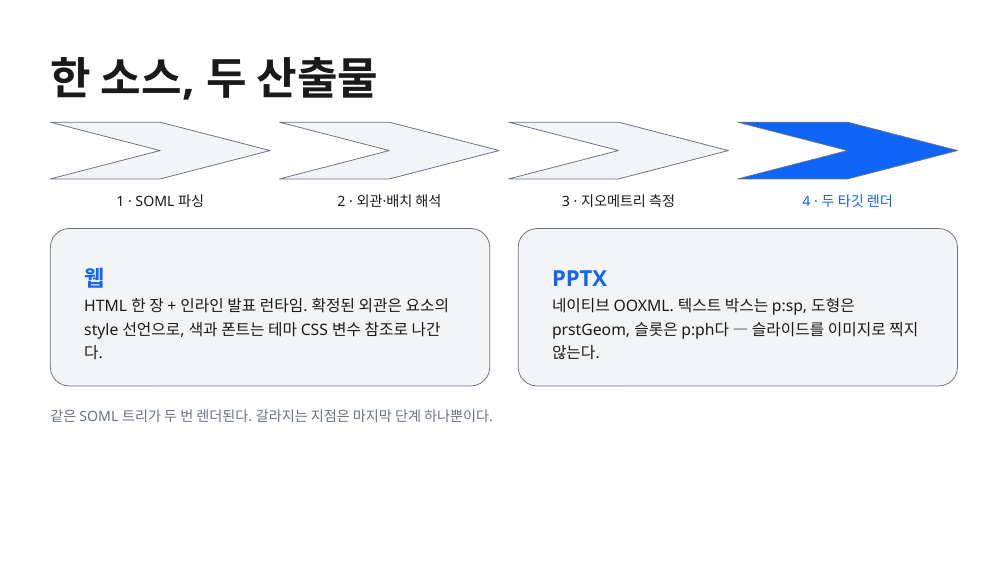
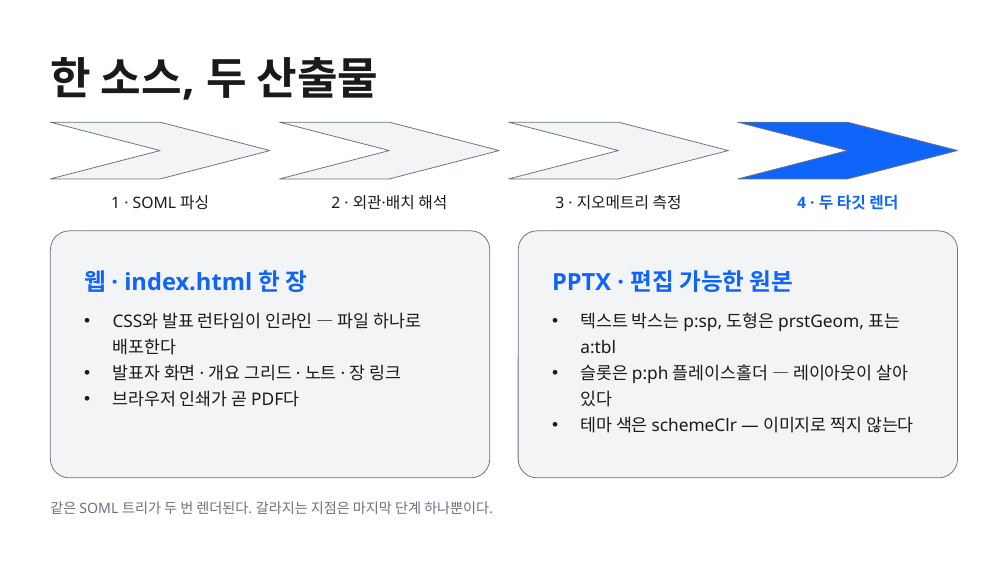
Before and after one commit to k2sebeom/balpyo, a slide deck: slide 4 of examples/showcase/decks/balpyo-intro/balpyo-소개.pptx. Drawn at 1008x567 pixels with LibreOffice and Linux fonts; fonts in the diff are those of the drawing. Boxes give left, top, right and bottom in pixels: in the first picture for what was removed or moved away, otherwise in the second. Text is boxed around its words. In the diff, an @@ line names an element or a change of style, - is before the commit and + after.

```diff
--- a/examples/showcase/decks/balpyo-intro/balpyo-소개.pptx
+++ b/examples/showcase/decks/balpyo-intro/balpyo-소개.pptx
@@ size 13.5 to 15 pt; line spacing 20.2pt to 22.5pt in 3 elements at <box>111,195,209,209</box>, <box>331,195,447,210</box>, <box>555,195,682,210</box> @@
@@ text "4 · 두 타깃 렌더" at <box>797,194,898,210</box>: size 13.5 to 15 pt, bold on; line spacing 20.2pt to 22.5pt @@
@@ rounded rectangle: place and size @@
-rounded rectangle at <box>51,228,490,386</box>
+rounded rectangle at <box>51,231,490,478</box>
@@ rounded rectangle at <box>51,231,490,478</box>: proportions changed @@
@@ rounded rectangle removed at <box>518,228,957,386</box> @@
-PPTX
-네이티브 OOXML. 텍스트 박스는 p:sp, 도형은 prstGeom, 슬롯은 p:ph다 — 슬라이드를 이미지로 찍지 않는다.
@@ rounded rectangle added at <box>518,231,957,478</box>, fill #F3F4F6, outline #6B7280 0.75 pt @@
@@ text in rounded rectangle at <box>84,264,449,359</box>: text removed @@
-웹
-HTML 한 장 + 인라인 발표 런타임. 확정된 외관은 요소의 style 선언으로, 색과 폰트는 테마 CSS 변수 참조로 나간다.
@@ text added at <box>84,270,308,292</box>, 22.5 pt, text #0F65F9, bold @@
+웹 · index.html 한 장
@@ text added at <box>552,270,794,292</box>, 22.5 pt, text #0F65F9, bold @@
+PPTX · 편집 가능한 원본
@@ text added at <box>113,312,421,407</box>, 16.5 pt, text #1A1A1A @@
+• CSS와 발표 런타임이 인라인 — 파일 하나로 배포한다
+• 발표자 화면 · 개요 그리드 · 노트 · 장 링크
+• 브라우저 인쇄가 곧 PDF다
@@ text added at <box>580,312,914,433</box>, 16.5 pt, text #1A1A1A @@
+• 텍스트 박스는 p:sp, 도형은 prstGeom, 표는 a:tbl
+• 슬롯은 p:ph 플레이스홀더 — 레이아웃이 살아 있다
+• 테마 색은 schemeClr — 이미지로 찍지 않는다
@@ text "같은 SOML 트리가 두 번 ...": place and size @@
-text "같은 SOML 트리가 두 번 ..." at <box>50,409,493,422</box>
+text "같은 SOML 트리가 두 번 ..." at <box>50,501,493,514</box>
```
Also in this commit, not shown: 10 other slides changed, 14 other files.
